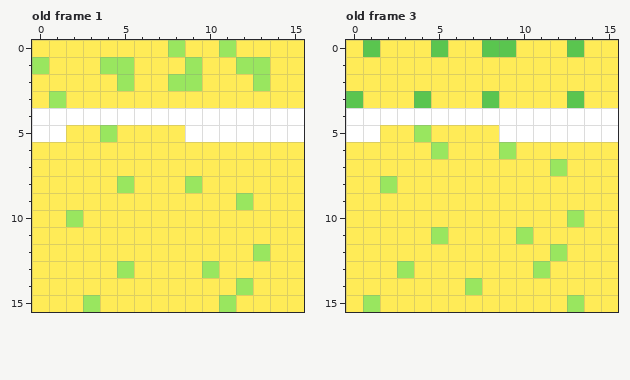
A pixel-art file gets an edit: assets/acid.aseprite. Above is the file before it was changed.
16x16 pixels, 3 frames. Shown: old frame 1, old frame 3. The commit also changed other frames, which this record leaves out.
After the commit:
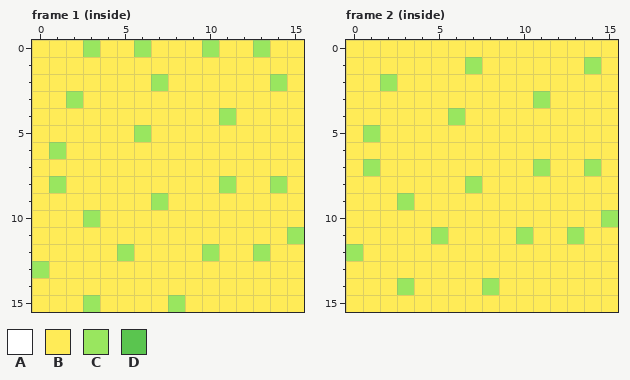
Palette (. is transparent): A #ffffff  B #ffeb57  C #99e65f  D #5ac54f
A new or re-ordered frame is compared with the old frame closest to it.
Diff:
frames 3 -> 7
Frame 1 (inside) is new; against old frame 1:
y 0: x 3 B -> C; x 6 B -> C; x 8 C -> B; x 10..11 BC -> CB; x 13 B -> C
y 1: x 0 C -> B; x 4..5 CC -> BB; x 9 C -> B; x 12..13 CC -> BB
y 2: x 5 C -> B; x 7..9 BCC -> CBB; x 13..14 CB -> BC
y 3: x 1..2 CB -> BC
y 4: x 0..15 AAAAAAAAAAAAAAAA -> BBBBBBBBBBBCBBBB
y 5: x 0..1 AA -> BB; x 4 C -> B; x 6 B -> C; x 9..15 AAAAAAA -> BBBBBBB
y 6: x 1 B -> C
y 8: x 1 B -> C; x 5 C -> B; x 9 C -> B; x 11 B -> C; x 14 B -> C
y 9: x 7 B -> C; x 12 C -> B
y 10: x 2..3 CB -> BC
y 11: x 15 B -> C
y 12: x 5 B -> C; x 10 B -> C
y 13: x 0 B -> C; x 5 C -> B; x 10 C -> B
y 14: x 12 C -> B
y 15: x 8 B -> C; x 11 C -> B
Frame 2 (inside) is new; against old frame 3:
y 0: x 1 D -> B; x 5 D -> B; x 8..9 DD -> BB; x 13 D -> B
y 1: x 7 B -> C; x 14 B -> C
y 2: x 2 B -> C
y 3: x 0 D -> B; x 4 D -> B; x 8 D -> B; x 11 B -> C; x 13 D -> B
y 4: x 0..15 AAAAAAAAAAAAAAAA -> BBBBBBCBBBBBBBBB
y 5: x 0..1 AA -> BC; x 4 C -> B; x 9..15 AAAAAAA -> BBBBBBB
y 6: x 5 C -> B; x 9 C -> B
y 7: x 1 B -> C; x 11..12 BC -> CB; x 14 B -> C
y 8: x 2 C -> B; x 7 B -> C
y 9: x 3 B -> C
y 10: x 13 C -> B; x 15 B -> C
y 11: x 13 B -> C
y 12: x 0 B -> C; x 12 C -> B
y 13: x 3 C -> B; x 11 C -> B
y 14: x 3 B -> C; x 7..8 CB -> BC
y 15: x 1 C -> B; x 13 C -> B
Pixel boxes of the changes (left, top, right, bottom) in both pictures:
changed: (32, 40, 304, 312)
changed: (346, 40, 618, 312)
